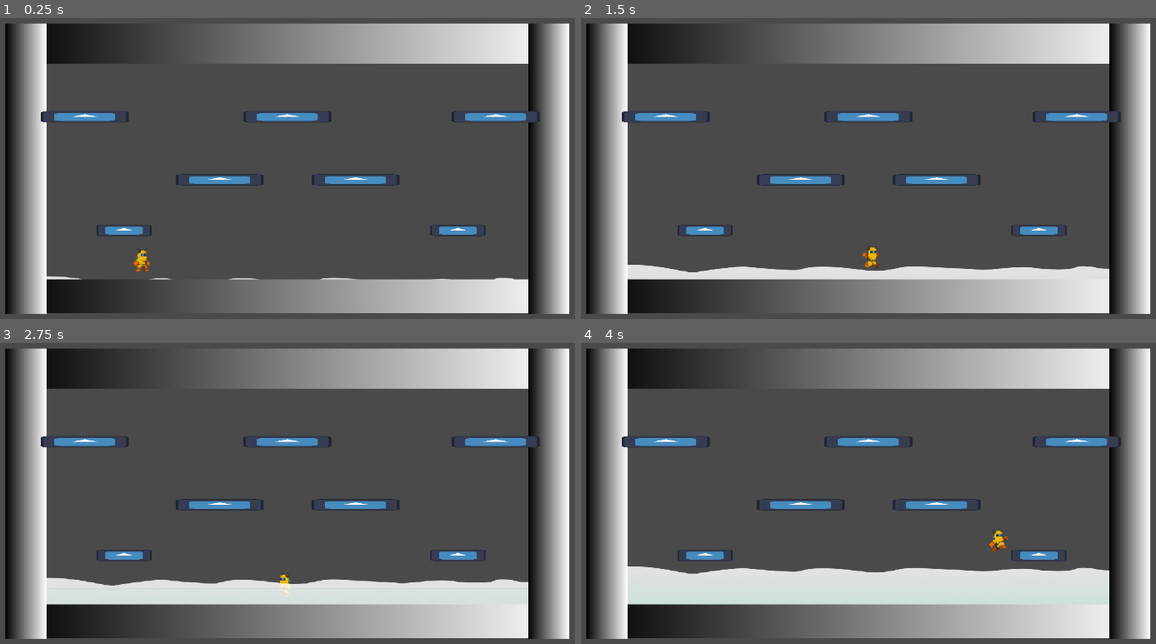
Above: before the commit, frames 1-4 (two rows, left to right).
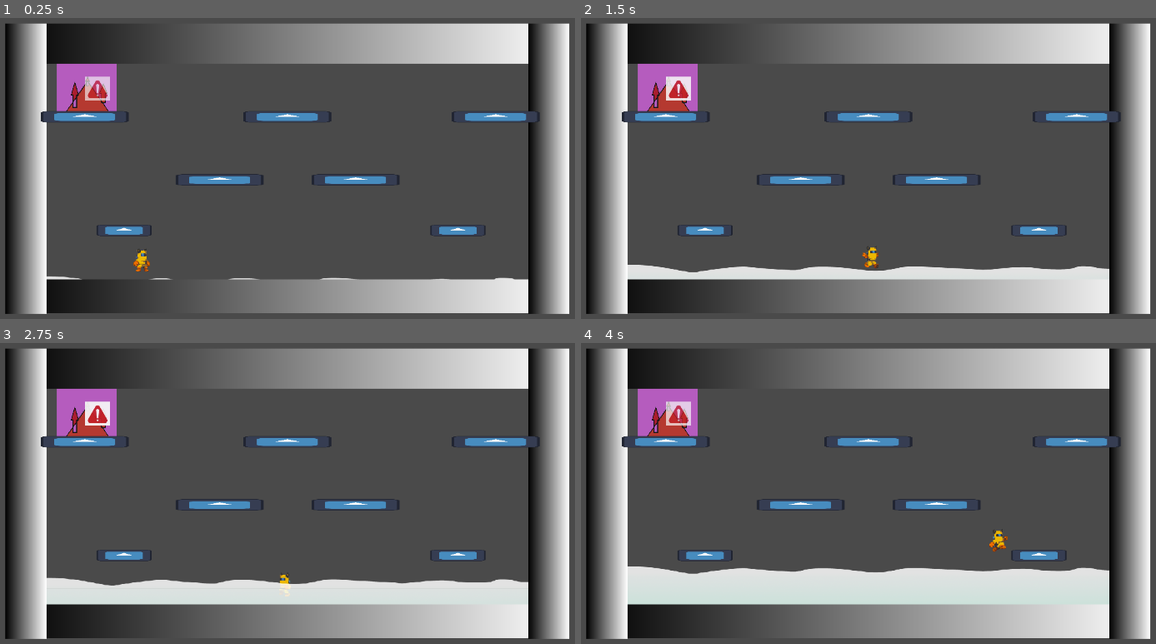
Above: after the commit, the same moments.

Repository: dareios99/GodotJam
Game: Godot game, scene res://main.tscn
The game is run twice, just before and just after one commit, with the same random seed, the same clock (stepped at 60 frames per second) and the same inputs. The engine's default icon, where the game draws it, is replaced by a stand-in: a white triangle on a blue panel in a dark square.
Inputs:
- Up to frame 1 (0.25 s): no input
- Up to frame 2 (1.5 s): hold Right (right) from 0.53 s (still down); tap X (activate_task, bound only after the commit) at 0.6, 1.35 s; tap Space (jump) at 0.77 s
- Up to frame 3 (2.75 s): tap Space (jump) at 1.52 s; release Right (right) at 2.03 s; hold Left (left) from 2.03 s (still down); tap X (activate_task, bound only after the commit) at 2.1 s
- Up to frame 4 (4 s): release Left (left) at 2.78 s; hold Right (right) from 2.78 s (still down); tap X (activate_task, bound only after the commit) at 2.85, 3.6 s; tap Space (jump) at 3.02, 3.77 s

The runs differ from the first frame. In frame 1, 1.6% of the frame differs, in the area x 9-21%, y 15-32%; in frame 2, 1.6%; in frame 3, 1.6%; in frame 4, 1.6%.

Commit message:
taks basics

Diff:
--- a/main.gd
+++ b/main.gd
@@ -1,18 +1,29 @@
 extends Node2D
 
-
+var tasks = []
+var danger_level = 0;
+var timer:Timer
 
 
 func _ready() -> void:
 
 	$water.body_entered.connect(body_in_water.bind(true))
 	$water.body_exited.connect(body_in_water.bind(false))
+	tasks = $task_container.get_children()
+#	timer = Timer()
+#	timer.one_shot = false
+#	timer.start(3)
+#	timer.timeout.connect( func(): danger_level += 1 )
+	get_tree().create_timer(7).timeout.connect(check_for_tasks)
 
 
 func body_in_water(body, entered:bool):
-
 	if (body is CharacterBody2D):
 		if (entered):
 			body.has_entred_water()
 		else:
 			body.has_exited_water()
+
+
+func check_for_tasks() -> void:
+	var task = tasks.pick_random()
--- a/main.tscn
+++ b/main.tscn
@@ -1,9 +1,10 @@
-[gd_scene load_steps=7 format=3 uid="uid://cmm516wgm1a"]
+[gd_scene load_steps=8 format=3 uid="uid://cmm516wgm1a"]
 
 [ext_resource type="Script" path="res://main.gd" id="1_2d544"]
 [ext_resource type="PackedScene" uid="uid://6i002bgkd0gu" path="res://player.tscn" id="2_ljyrd"]
-[ext_resource type="PackedScene" path="res://level.tscn" id="3_ygoo1"]
-[ext_resource type="PackedScene" path="res://water.tscn" id="4_87beq"]
+[ext_resource type="PackedScene" uid="uid://da3t6qp0a73hk" path="res://level.tscn" id="3_ygoo1"]
+[ext_resource type="PackedScene" uid="uid://cme0njbs14hcl" path="res://water.tscn" id="4_87beq"]
+[ext_resource type="PackedScene" uid="uid://csi5ops4jxggy" path="res://task.tscn" id="5_n72tg"]
 
 [sub_resource type="Gradient" id="Gradient_hbx7q"]
 offsets = PackedFloat32Array(1)
@@ -33,3 +34,8 @@
 position = Vector2(642, 274.5)
 scale = Vector2(5, 563)
 texture = SubResource("GradientTexture1D_4kl52")
+
+[node name="task_container" type="Node2D" parent="."]
+
+[node name="task" parent="task_container" instance=ExtResource("5_n72tg")]
+position = Vector2(253, 158)
--- a/player.gd
+++ b/player.gd
@@ -16,6 +16,8 @@
 var current_direction = 0
 var current_speed = SPEED
 var current_jump_velocity = JUMP_VELOCITY
+
+var task_call:Callable  # method to call to initiate a task
 
 func _ready():
 	_animated_sprite.play("idle")
@@ -75,3 +77,14 @@
 		velocity.x = move_toward(velocity.x, 0, current_speed)
 
 	move_and_slide()
+
+	if Input.is_action_just_pressed("activate_task"):
+		attempt_task(true)
+	if Input.is_action_just_released("activate_task"):
+		attempt_task(false)
+
+
+func attempt_task(how:bool):
+	if (task_call.is_null()):
+		return
+	task_call.call(how)
--- a/project.godot
+++ b/project.godot
@@ -37,6 +37,11 @@
 "events": [Object(InputEventKey,"resource_local_to_scene":false,"resource_name":"","device":-1,"window_id":0,"alt_pressed":false,"shift_pressed":false,"ctrl_pressed":false,"meta_pressed":false,"pressed":false,"keycode":0,"physical_keycode":32,"key_label":0,"unicode":32,"echo":false,"script":null)
 ]
 }
+activate_task={
+"deadzone": 0.5,
+"events": [Object(InputEventKey,"resource_local_to_scene":false,"resource_name":"","device":-1,"window_id":0,"alt_pressed":false,"shift_pressed":false,"ctrl_pressed":false,"meta_pressed":false,"pressed":false,"keycode":0,"physical_keycode":88,"key_label":0,"unicode":120,"echo":false,"script":null)
+]
+}
 
 [rendering]
 
--- /dev/null
+++ b/task.gd
@@ -0,0 +1,70 @@
+extends Area2D
+class_name WorkerTask
+
+@export_file("*.png") var task_image
+@export_enum("open_pipes", "repair_leak", "repair_electricity") var type_of_task;
+
+var is_active := false
+var is_working:= false
+var work_done:int = 0;
+var iter:int = 0
+
+func _ready() -> void:
+	activate_task() # testing
+	var textu = load(task_image)
+	$Sprite2D.texture = textu
+
+func _process(delta: float) -> void:
+	iter += 1
+	if (iter < 10):
+		return
+	iter = 0
+
+	if (is_working):
+		work_done += 1
+		$TextureProgressBar.value = work_done
+		print(work_done)
+		if (work_done == 20):
+			task_completed()
+
+func _on_body_entered(body: Node2D) -> void:
+	if (body is CharacterBody2D):
+		body.task_call = execute_task
+
+func _on_body_exited(body: Node2D) -> void:
+	if (body is CharacterBody2D):
+		body.task_call = Callable()
+		is_working = false
+
+func activate_task():
+	$warning.visible = true
+	is_active = true
+
+func execute_task(activate:bool):
+	if (!is_active):
+		return
+	is_working = activate
+
+func task_completed() -> void:
+	work_done = 0;
+	$TextureProgressBar.value = work_done
+	is_working = false
+	is_active = false
+	$warning.visible = false
+	print("task completed!")
+	match(type_of_task):
+		"open_pipes":
+			open_pipes()
+		"repair_leak":
+			repair_leak()
+		"repair_electricity":
+			repair_electricity()
+
+func open_pipes() -> void:
+	pass
+
+func repair_leak() -> void:
+	pass
+
+func repair_electricity() -> void:
+	pass
--- /dev/null
+++ b/task.tscn
@@ -0,0 +1,44 @@
+[gd_scene load_steps=7 format=3 uid="uid://csi5ops4jxggy"]
+
+[ext_resource type="Script" path="res://task.gd" id="1_klo4d"]
+[ext_resource type="Texture2D" uid="uid://3d0rtprtnxkt" path="res://taskplaceholder.png" id="2_dxdap"]
+[ext_resource type="Texture2D" path="res://warning_placeholder.jpg" id="3_d585v"]
+[ext_resource type="Script" path="res://warning.gd" id="4_wqv68"]
+[ext_resource type="Texture2D" path="res://bar_blue.png" id="5_up18o"]
+
+[sub_resource type="RectangleShape2D" id="RectangleShape2D_mxfqf"]
+size = Vector2(109, 97)
+
+[node name="task" type="Area2D"]
+script = ExtResource("1_klo4d")
+task_image = "res://taskplaceholder.png"
+type_of_task = 0
+
+[node name="CollisionShape2D" type="CollisionShape2D" parent="."]
+position = Vector2(-2, 0)
+shape = SubResource("RectangleShape2D_mxfqf")
+
+[node name="Sprite2D" type="Sprite2D" parent="."]
+modulate = Color(0.882353, 0.392157, 0.937255, 0.705882)
+position = Vector2(-1.33595, -1.80081)
+scale = Vector2(0.289575, 0.306029)
+texture = ExtResource("2_dxdap")
+
+[node name="warning" type="Sprite2D" parent="."]
+visible = false
+position = Vector2(19, 0)
+scale = Vector2(0.359375, 0.359375)
+texture = ExtResource("3_d585v")
+script = ExtResource("4_wqv68")
+
+[node name="TextureProgressBar" type="TextureProgressBar" parent="."]
+offset_left = -50.0
+offset_top = -35.0
+offset_right = 48.0
+offset_bottom = -19.0
+max_value = 20.0
+texture_progress = ExtResource("5_up18o")
+
+[connection signal="area_shape_entered" from="." to="." method="_on_area_shape_entered"]
+[connection signal="body_entered" from="." to="." method="_on_body_entered"]
+[connection signal="body_exited" from="." to="." method="_on_body_exited"]
--- /dev/null
+++ b/warning.gd
@@ -0,0 +1,18 @@
+extends Sprite2D
+
+
+
+func _ready() -> void:
+	dissappear()
+
+func appear():
+	var tweeno = create_tween()
+	tweeno.set_ease(Tween.EASE_IN_OUT)
+	tweeno.tween_property(self, "modulate:a", 1, 0.7)
+	tweeno.tween_callback(dissappear)
+
+func dissappear():
+	var tweeno = create_tween()
+	tweeno.set_ease(Tween.EASE_IN_OUT)
+	tweeno.tween_property(self, "modulate:a", 0, 0.7)
+	tweeno.tween_callback(appear)
Binary file added: bar_blue.png
Not shown, added: bar_blue.png.import
Binary file added: taskplaceholder.png
Not shown, added: taskplaceholder.png.import
Binary file added: warning_placeholder.jpg
Not shown, added: warning_placeholder.jpg.import
